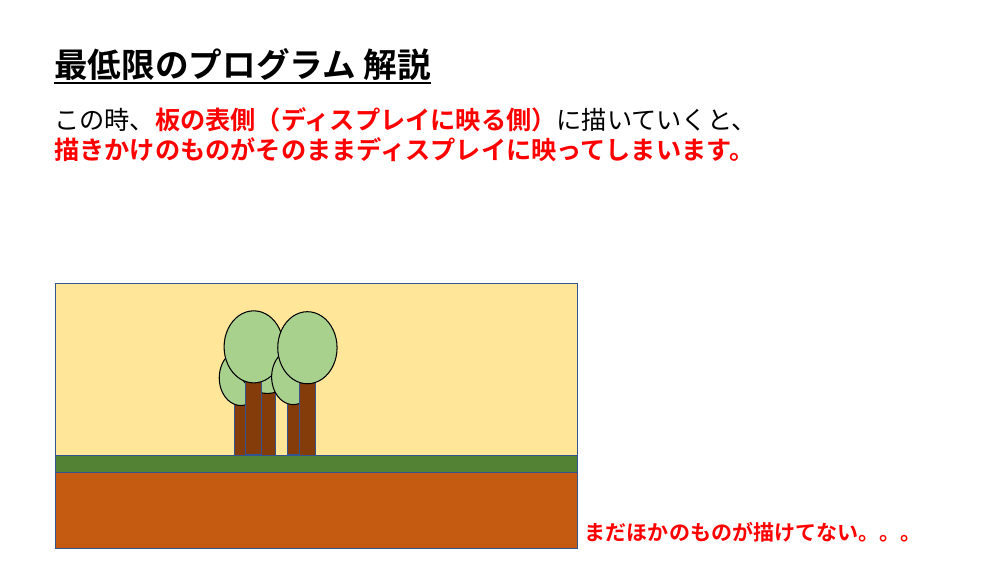
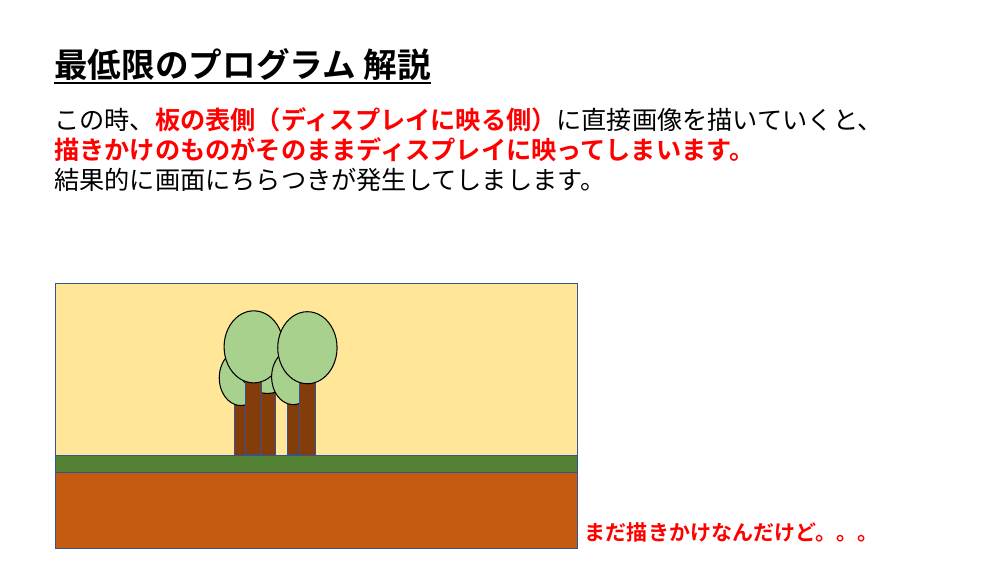
Before and after one commit to ArakiYusuke-Ohara/Textbook, a slide deck: slide 6 of ゲーム科1年/00_前期/ゲームプログラミングⅠ/02_ひな形(最低限のプログラム).pptx. Drawn at 1008x567 pixels with LibreOffice and Linux fonts; fonts in the diff are those of the drawing. Boxes give left, top, right and bottom in pixels: in the first picture for what was removed or moved away, otherwise in the second. Text is boxed around its words. In the diff, an @@ line names an element or a change of style, - is before the commit and + after.

```diff
--- a/ゲーム科1年/00_前期/ゲームプログラミングⅠ/02_ひな形(最低限のプログラム).pptx
+++ b/ゲーム科1年/00_前期/ゲームプログラミングⅠ/02_ひな形(最低限のプログラム).pptx
@@ text at <box>54,107,882,132</box>: text changed; text colour #FF0000 to #000000; bold off @@
-この時、板の表側（ディスプレイに映る側）に描いていくと、
+この時、板の表側（ディスプレイに映る側）に直接画像を描いていくと、
@@ text at <box>54,167,605,191</box>: paragraph added @@
+結果的に画面にちらつきが発生してしまします。
@@ text at <box>585,522,878,542</box>: text changed @@
-まだほかのものが描けてない。。。
+まだ描きかけなんだけど。。。
```
Also in this commit, not shown: 4 other slides changed, 2 slides added, 9 other files.
